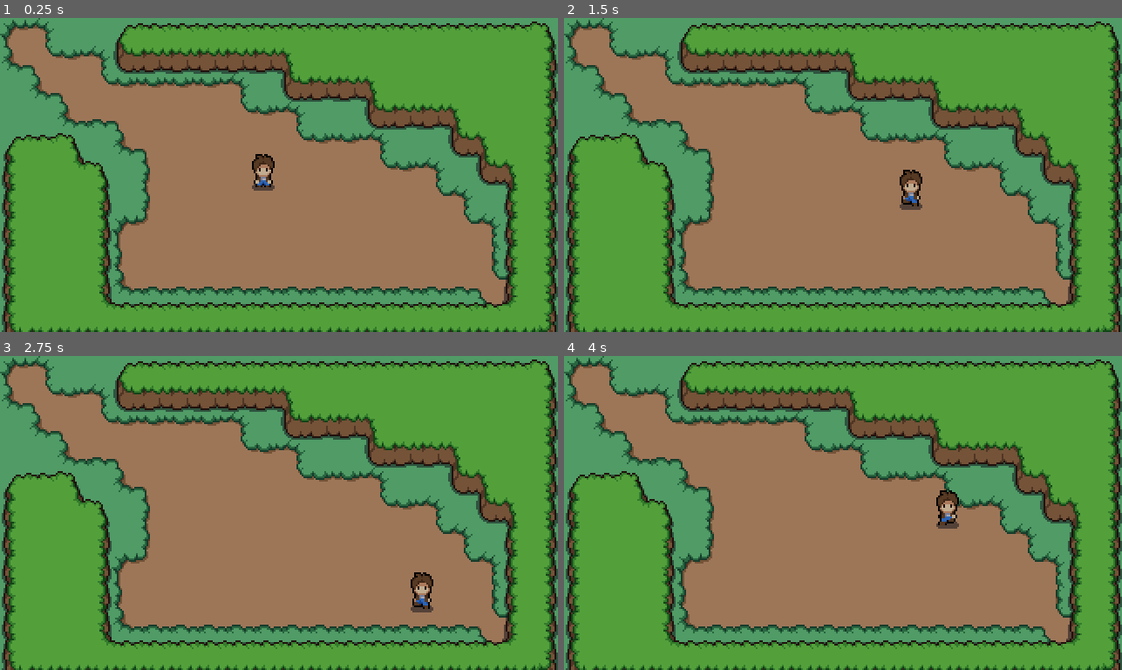
Above: before the commit, frames 1-4 (two rows, left to right).
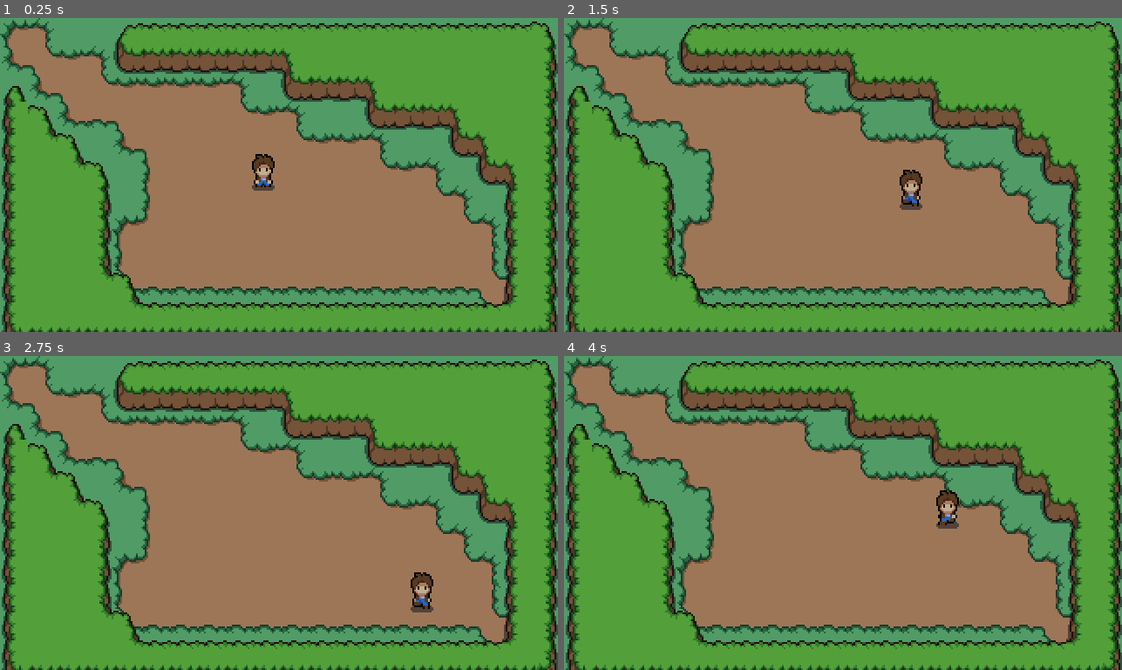
Above: after the commit, the same moments.

Repository: Brenuux/A.D.A
Game: Godot game, scene res://levels/scenes/test_level.tscn
Same seed, same stepped clock (60 frames per second), same inputs: the game is played once before the commit and once after it. This scene is started directly instead of the project's main scene.
Inputs:
- Up to frame 1 (0.25 s): no input
- Up to frame 2 (1.5 s): hold Right (move_right) 0.53-1.28 s; hold Down (move_down) from 1.28 s (still down)
- Up to frame 3 (2.75 s): release Down (move_down) at 2.03 s; hold Right (move_right) from 2.03 s (still down)
- Up to frame 4 (4 s): release Right (move_right) at 2.78 s; hold Up (move_up) 2.78-3.53 s; hold Left (move_left) from 3.53 s (still down)

The runs differ from the first frame. In frame 1, 1.9% of the frame differs, in the area x 0-25%, y 21-94%; in frame 2, 1.9%; in frame 3, 1.9%; in frame 4, 1.9%.

Commit message:
apresentação

Diff:
--- a/character/scenes/character.tscn
+++ b/character/scenes/character.tscn
@@ -100,6 +100,170 @@
 "values": [false]
 }
 
+[sub_resource type="Animation" id="Animation_0jhd6"]
+resource_name = "attack_down"
+length = 0.4
+loop_mode = 1
+tracks/0/type = "value"
+tracks/0/imported = false
+tracks/0/enabled = true
+tracks/0/path = NodePath("Texture:frame")
+tracks/0/interp = 1
+tracks/0/loop_wrap = true
+tracks/0/keys = {
+"times": PackedFloat32Array(0, 0.1, 0.2, 0.3),
+"transitions": PackedFloat32Array(1, 1, 1, 1),
+"update": 1,
+"values": [36, 37, 38, 39]
+}
+tracks/1/type = "value"
+tracks/1/imported = false
+tracks/1/enabled = true
+tracks/1/path = NodePath("Texture:position")
+tracks/1/interp = 1
+tracks/1/loop_wrap = true
+tracks/1/keys = {
+"times": PackedFloat32Array(0),
+"transitions": PackedFloat32Array(1),
+"update": 0,
+"values": [Vector2(-0.5, -17)]
+}
+tracks/2/type = "value"
+tracks/2/imported = false
+tracks/2/enabled = true
+tracks/2/path = NodePath("Texture:flip_h")
+tracks/2/interp = 1
+tracks/2/loop_wrap = true
+tracks/2/keys = {
+"times": PackedFloat32Array(0),
+"transitions": PackedFloat32Array(1),
+"update": 1,
+"values": [false]
+}
+
+[sub_resource type="Animation" id="Animation_s5hav"]
+resource_name = "attack_left"
+length = 0.4
+loop_mode = 1
+tracks/0/type = "value"
+tracks/0/imported = false
+tracks/0/enabled = true
+tracks/0/path = NodePath("Texture:frame")
+tracks/0/interp = 1
+tracks/0/loop_wrap = true
+tracks/0/keys = {
+"times": PackedFloat32Array(0, 0.1, 0.2, 0.3),
+"transitions": PackedFloat32Array(1, 1, 1, 1),
+"update": 1,
+"values": [42, 43, 44, 45]
+}
+tracks/1/type = "value"
+tracks/1/imported = false
+tracks/1/enabled = true
+tracks/1/path = NodePath("Texture:position")
+tracks/1/interp = 1
+tracks/1/loop_wrap = true
+tracks/1/keys = {
+"times": PackedFloat32Array(0),
+"transitions": PackedFloat32Array(1),
+"update": 0,
+"values": [Vector2(0.5, -17)]
+}
+tracks/2/type = "value"
+tracks/2/imported = false
+tracks/2/enabled = true
+tracks/2/path = NodePath("Texture:flip_h")
+tracks/2/interp = 1
+tracks/2/loop_wrap = true
+tracks/2/keys = {
+"times": PackedFloat32Array(0),
+"transitions": PackedFloat32Array(1),
+"update": 1,
+"values": [true]
+}
+
+[sub_resource type="Animation" id="Animation_p0buv"]
+resource_name = "attack_right"
+length = 0.4
+loop_mode = 1
+tracks/0/type = "value"
+tracks/0/imported = false
+tracks/0/enabled = true
+tracks/0/path = NodePath("Texture:frame")
+tracks/0/interp = 1
+tracks/0/loop_wrap = true
+tracks/0/keys = {
+"times": PackedFloat32Array(0, 0.1, 0.2, 0.3),
+"transitions": PackedFloat32Array(1, 1, 1, 1),
+"update": 1,
+"values": [42, 43, 44, 45]
+}
+tracks/1/type = "value"
+tracks/1/imported = false
+tracks/1/enabled = true
+tracks/1/path = NodePath("Texture:position")
+tracks/1/interp = 1
+tracks/1/loop_wrap = true
+tracks/1/keys = {
+"times": PackedFloat32Array(0),
+"transitions": PackedFloat32Array(1),
+"update": 0,
+"values": [Vector2(-0.5, -17)]
+}
+tracks/2/type = "value"
+tracks/2/imported = false
+tracks/2/enabled = true
+tracks/2/path = NodePath("Texture:flip_h")
+tracks/2/interp = 1
+tracks/2/loop_wrap = true
+tracks/2/keys = {
+"times": PackedFloat32Array(0),
+"transitions": PackedFloat32Array(1),
+"update": 1,
+"values": [false]
+}
+
+[sub_resource type="Animation" id="Animation_yjmd4"]
+resource_name = "attack_up"
+length = 0.4
+loop_mode = 1
+tracks/0/type = "value"
+tracks/0/imported = false
+tracks/0/enabled = true
+tracks/0/path = NodePath("Texture:frame")
+tracks/0/interp = 1
+tracks/0/loop_wrap = true
+tracks/0/keys = {
+"times": PackedFloat32Array(0, 0.1, 0.2, 0.3),
+"transitions": PackedFloat32Array(1, 1, 1, 1),
+"update": 1,
+"values": [48, 49, 50, 51]
+}
+tracks/1/type = "value"
+tracks/1/imported = false
+tracks/1/enabled = true
+tracks/1/path = NodePath("Texture:position")
+tracks/1/interp = 1
+tracks/1/loop_wrap = true
+tracks/1/keys = {
+"times": PackedFloat32Array(0),
+"transitions": PackedFloat32Array(1),
+"update": 0,
+"values": [Vector2(-0.5, -17)]
+}
+tracks/2/type = "value"
+tracks/2/imported = false
+tracks/2/enabled = true
+tracks/2/path = NodePath("Texture:flip_h")
+tracks/2/interp = 1
+tracks/2/loop_wrap = true
+tracks/2/keys = {
+"times": PackedFloat32Array(0),
+"transitions": PackedFloat32Array(1),
+"update": 1,
+"values": [false]
+}
+
 [sub_resource type="Animation" id="Animation_7wiha"]
 resource_name = "idle_down"
 length = 0.6
@@ -426,170 +590,6 @@
 "transitions": PackedFloat32Array(1, 1),
 "update": 1,
 "values": [false, false]
-}
-
-[sub_resource type="Animation" id="Animation_0jhd6"]
-resource_name = "attack_down"
-length = 0.4
-loop_mode = 1
-tracks/0/type = "value"
-tracks/0/imported = false
-tracks/0/enabled = true
-tracks/0/path = NodePath("Texture:frame")
-tracks/0/interp = 1
-tracks/0/loop_wrap = true
-tracks/0/keys = {
-"times": PackedFloat32Array(0, 0.1, 0.2, 0.3),
-"transitions": PackedFloat32Array(1, 1, 1, 1),
-"update": 1,
-"values": [36, 37, 38, 39]
-}
-tracks/1/type = "value"
-tracks/1/imported = false
-tracks/1/enabled = true
-tracks/1/path = NodePath("Texture:position")
-tracks/1/interp = 1
-tracks/1/loop_wrap = true
-tracks/1/keys = {
-"times": PackedFloat32Array(0),
-"transitions": PackedFloat32Array(1),
-"update": 0,
-"values": [Vector2(-0.5, -17)]
-}
-tracks/2/type = "value"
-tracks/2/imported = false
-tracks/2/enabled = true
-tracks/2/path = NodePath("Texture:flip_h")
-tracks/2/interp = 1
-tracks/2/loop_wrap = true
-tracks/2/keys = {
-"times": PackedFloat32Array(0),
-"transitions": PackedFloat32Array(1),
-"update": 1,
-"values": [false]
-}
-
-[sub_resource type="Animation" id="Animation_yjmd4"]
-resource_name = "attack_up"
-length = 0.4
-loop_mode = 1
-tracks/0/type = "value"
-tracks/0/imported = false
-tracks/0/enabled = true
-tracks/0/path = NodePath("Texture:frame")
-tracks/0/interp = 1
-tracks/0/loop_wrap = true
-tracks/0/keys = {
-"times": PackedFloat32Array(0, 0.1, 0.2, 0.3),
-"transitions": PackedFloat32Array(1, 1, 1, 1),
-"update": 1,
-"values": [48, 49, 50, 51]
-}
-tracks/1/type = "value"
-tracks/1/imported = false
-tracks/1/enabled = true
-tracks/1/path = NodePath("Texture:position")
-tracks/1/interp = 1
-tracks/1/loop_wrap = true
-tracks/1/keys = {
-"times": PackedFloat32Array(0),
-"transitions": PackedFloat32Array(1),
-"update": 0,
-"values": [Vector2(-0.5, -17)]
-}
-tracks/2/type = "value"
-tracks/2/imported = false
-tracks/2/enabled = true
-tracks/2/path = NodePath("Texture:flip_h")
-tracks/2/interp = 1
-tracks/2/loop_wrap = true
-tracks/2/keys = {
-"times": PackedFloat32Array(0),
-"transitions": PackedFloat32Array(1),
-"update": 1,
-"values": [false]
-}
-
-[sub_resource type="Animation" id="Animation_p0buv"]
-resource_name = "attack_right"
-length = 0.4
-loop_mode = 1
-tracks/0/type = "value"
-tracks/0/imported = false
-tracks/0/enabled = true
-tracks/0/path = NodePath("Texture:frame")
-tracks/0/interp = 1
-tracks/0/loop_wrap = true
-tracks/0/keys = {
-"times": PackedFloat32Array(0, 0.1, 0.2, 0.3),
-"transitions": PackedFloat32Array(1, 1, 1, 1),
-"update": 1,
-"values": [42, 43, 44, 45]
-}
-tracks/1/type = "value"
-tracks/1/imported = false
-tracks/1/enabled = true
-tracks/1/path = NodePath("Texture:position")
-tracks/1/interp = 1
-tracks/1/loop_wrap = true
-tracks/1/keys = {
-"times": PackedFloat32Array(0),
-"transitions": PackedFloat32Array(1),
-"update": 0,
-"values": [Vector2(-0.5, -17)]
-}
-tracks/2/type = "value"
-tracks/2/imported = false
-tracks/2/enabled = true
-tracks/2/path = NodePath("Texture:flip_h")
-tracks/2/interp = 1
-tracks/2/loop_wrap = true
-tracks/2/keys = {
-"times": PackedFloat32Array(0),
-"transitions": PackedFloat32Array(1),
-"update": 1,
-"values": [false]
-}
-
-[sub_resource type="Animation" id="Animation_s5hav"]
-resource_name = "attack_left"
-length = 0.4
-loop_mode = 1
-tracks/0/type = "value"
-tracks/0/imported = false
-tracks/0/enabled = true
-tracks/0/path = NodePath("Texture:frame")
-tracks/0/interp = 1
-tracks/0/loop_wrap = true
-tracks/0/keys = {
-"times": PackedFloat32Array(0, 0.1, 0.2, 0.3),
-"transitions": PackedFloat32Array(1, 1, 1, 1),
-"update": 1,
-"values": [42, 43, 44, 45]
-}
-tracks/1/type = "value"
-tracks/1/imported = false
-tracks/1/enabled = true
-tracks/1/path = NodePath("Texture:position")
-tracks/1/interp = 1
-tracks/1/loop_wrap = true
-tracks/1/keys = {
-"times": PackedFloat32Array(0),
-"transitions": PackedFloat32Array(1),
-"update": 0,
-"values": [Vector2(0.5, -17)]
-}
-tracks/2/type = "value"
-tracks/2/imported = false
-tracks/2/enabled = true
-tracks/2/path = NodePath("Texture:flip_h")
-tracks/2/interp = 1
-tracks/2/loop_wrap = true
-tracks/2/keys = {
-"times": PackedFloat32Array(0),
-"transitions": PackedFloat32Array(1),
-"update": 1,
-"values": [true]
 }
 
 [sub_resource type="AnimationLibrary" id="AnimationLibrary_hyvt4"]
--- a/levels/scenes/test_level.tscn
+++ b/levels/scenes/test_level.tscn
@@ -8,7 +8,7 @@
 
 [node name="Terrain" parent="." instance=ExtResource("1_gpm8g")]
 layer_0/tile_data = PackedInt32Array(262149, 327696, 0, 458757, 327696, 1, 393221, 65552, 1, 327685, 65552, 1, 458758,  …(3800 unchanged characters)…
-layer_1/tile_data = PackedInt32Array(65541, 131088, 6, 65542 …(1636 unchanged characters)… , 131088, 6, 720900, 131088, 6, 655363, 262160, 5, 655362, 131088, 5, 655361, 131088, 5, 655364, 131088, 4, 720899, 131088, 6, 720898, 131088, 6, 589824, 65552, 5, 589827, 196624, 5, 655360, 65552, 5, 589825, 131088, 5, 589826, 131088, 5, 720897, 131088, 6, 720896, 65552, 6, 458753, 131088, 5, 524289, 131088, 5, 458754, 131088, 5, 524288, 65552, 5, 458752, 65552, 5, 393216, 65552, 5, 393217, 131088, 5, 524290, 131088, 5, 458755, 196624, 5, 393219, 196624, 5, 327682, 262160, 5, 262146, 196624, 4, 524291, 196624, 5, 393218, 131088, 5, 327681, 131088, 5, 327683, 196624, 4, 262144, 65552, 4, 327680, 65552, 5, 262145, 131088, 4, 131082, 65552, 6)
+layer_1/tile_data = PackedInt32Array(65541, 131088, 6, 65542 …(1636 unchanged characters)… , 131088, 6, 720900, 131088, 6, 655363, 131088, 5, 655362, 131088, 5, 655361, 131088, 5, 655364, 262160, 5, 720899, 131088, 6, 720898, 131088, 6, 589824, 65552, 5, 589827, 262160, 5, 655360, 65552, 5, 589825, 131088, 5, 589826, 131088, 5, 720897, 131088, 6, 720896, 65552, 6, 458753, 131088, 5, 524289, 131088, 5, 458754, 131088, 5, 524288, 65552, 5, 458752, 65552, 5, 393216, 65552, 5, 393217, 131088, 5, 524290, 131088, 5, 458755, 196624, 5, 393219, 196624, 5, 327682, 262160, 5, 262146, 196624, 4, 524291, 196624, 5, 393218, 131088, 5, 327681, 131088, 5, 327683, 196624, 4, 262144, 65552, 5, 327680, 65552, 5, 262145, 262160, 5, 131082, 65552, 6, 196609, 196624, 4, 196608, 65552, 5, 131072, 16, 4, 589828, 196624, 4)
 
 [node name="Character" parent="." instance=ExtResource("2_i8jlf")]
 position = Vector2(151, 97)
--- a/menu/menu.tscn
+++ b/menu/menu.tscn
@@ -1,8 +1,10 @@
-[gd_scene load_steps=4 format=3 uid="uid://tctjymh2bt6h"]
+[gd_scene load_steps=5 format=3 uid="uid://tctjymh2bt6h"]
 
 [ext_resource type="Script" path="res://menu/menu.gd" id="1_pha1f"]
 [ext_resource type="AudioStream" uid="uid://oyj14mt41v55" path="res://menu/musica_menu.mp3" id="2_4bt83"]
 [ext_resource type="Texture2D" uid="uid://ddado4wpqpsux" path="res://menu/bg_menu.jpg" id="2_cpgib"]
+
+[sub_resource type="Theme" id="Theme_rc73p"]
 
 [node name="Menu" type="Control"]
 layout_mode = 3
@@ -14,6 +16,8 @@
 script = ExtResource("1_pha1f")
 
 [node name="Background" type="TextureRect" parent="."]
+texture_filter = 5
+texture_repeat = 2
 layout_mode = 0
 offset_right = 320.0
 offset_bottom = 180.0
@@ -31,6 +35,7 @@
 offset_top = -101.0
 offset_right = 66.0
 grow_vertical = 0
+theme = SubResource("Theme_rc73p")
 
 [node name="StartButton" type="Button" parent="VBoxContainer"]
 layout_mode = 2
@@ -45,4 +50,5 @@
 text = "Sair"
 
 [connection signal="pressed" from="VBoxContainer/StartButton" to="." method="_on_start_button_pressed"]
+[connection signal="pressed" from="VBoxContainer/OptionsButton" to="." method="_on_options_button_pressed"]
 [connection signal="pressed" from="VBoxContainer/QuitButton" to="." method="_on_quit_button_pressed"]
